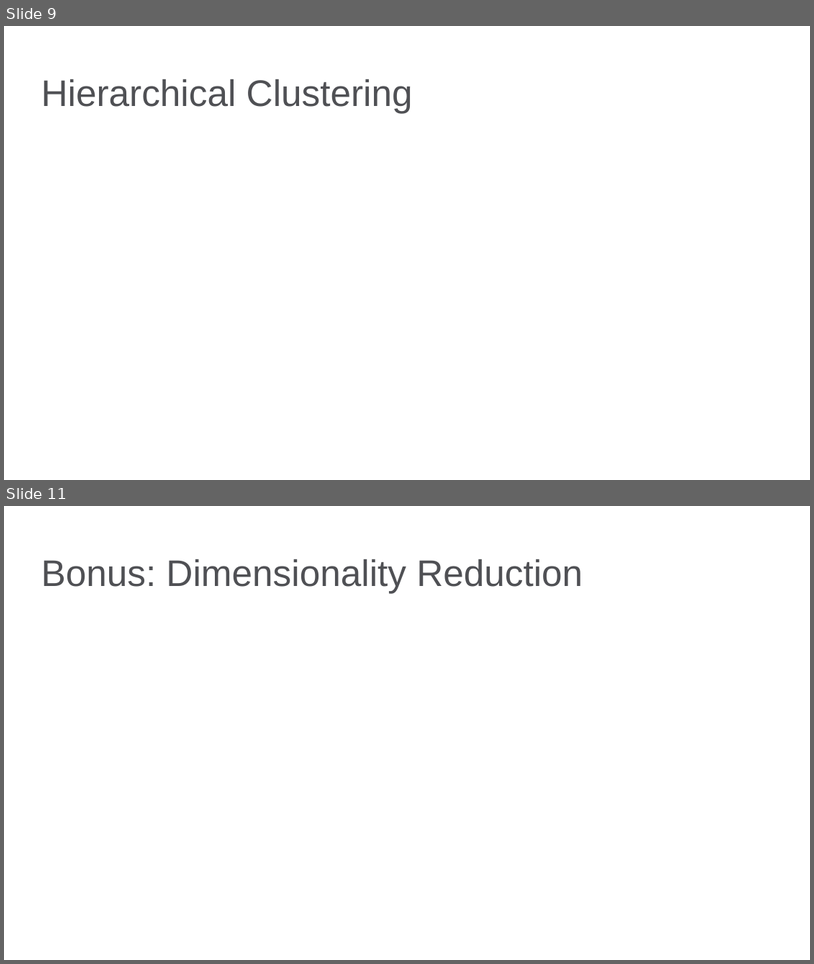
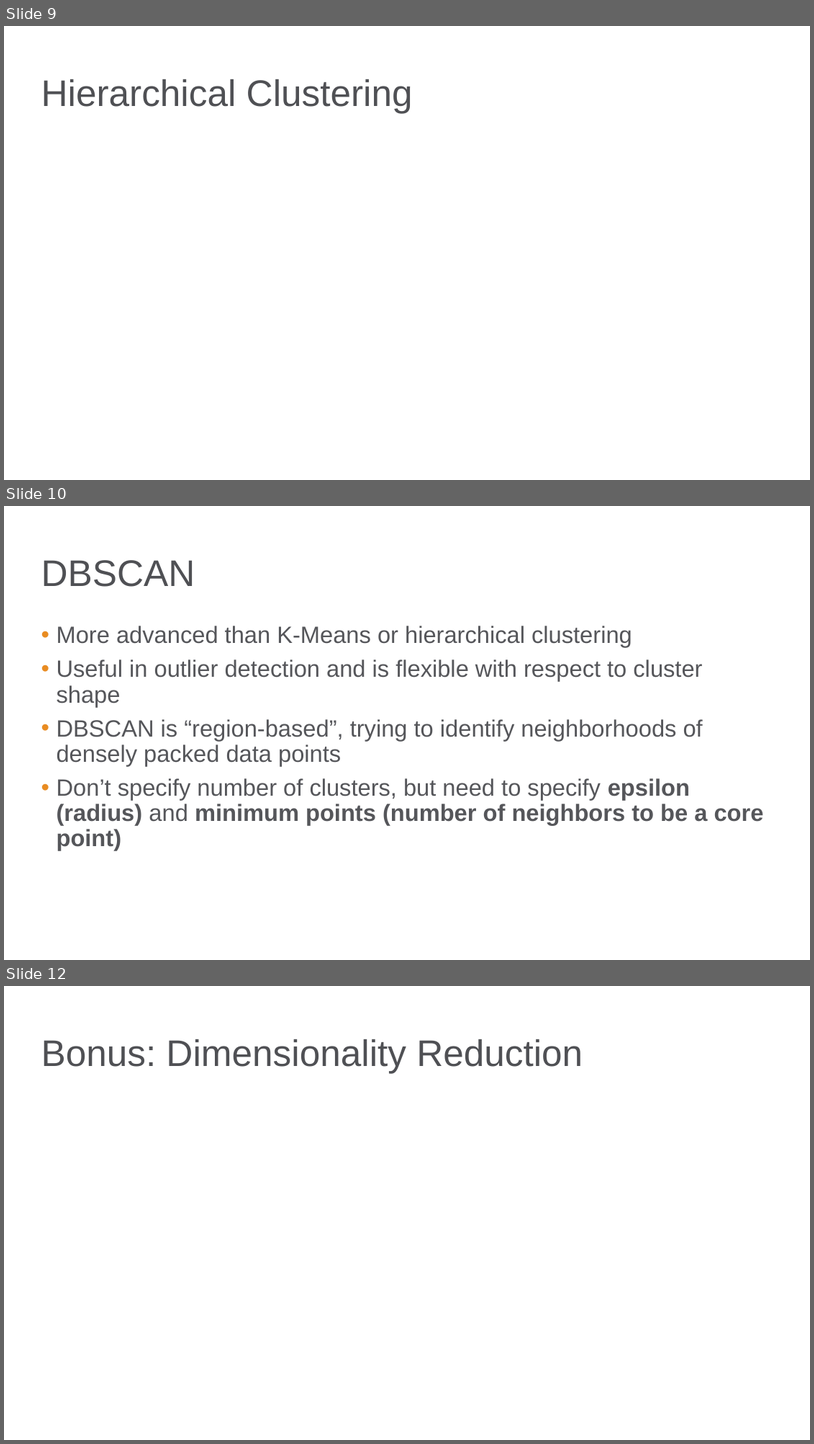
Before and after one commit to bgstieber/APRA-PD-DAS-2019, a slide deck: Generating Insights from Clustering Large Donors - BStieber APRA DAS19.pptx. Shown one above the other, each under a label of ours: slides 9 and 11 before the commit, slides 9, 10 and 12 after it; the slides between them are not shown. The pictures are 814x964 and 814x1444 pixels, drawn with LibreOffice and Linux fonts; fonts in the diff are those of the drawing; background and template pictures are left out. Boxes give left, top, right and bottom in pixels: in the first picture for what was removed or moved away, otherwise in the second. Text is boxed around its words. In the diff, an @@ line names an element or a change of style, - is before the commit and + after.

```diff
--- a/Generating Insights from Clustering Large Donors - BStieber APRA DAS19.pptx
+++ b/Generating Insights from Clustering Large Donors - BStieber APRA DAS19.pptx
@@ slide 10 added at bbox=[4, 506, 810, 960], background picture (left out) @@
@@ title added at bbox=[41, 560, 196, 587], 33 pt, text #4F5054 @@
+DBSCAN
@@ text added at bbox=[57, 626, 764, 850], 21 pt, text #55565A @@
+• More advanced than K-Means or hierarchical clustering
+• Useful in outlier detection and is flexible with respect to cluster shape
+• DBSCAN is “region-based”, trying to identify neighborhoods of densely packed data points
+• Don’t specify number of clusters, but need to specify epsilon (radius) and minimum points (number of neighbors to be a core point)
@@ what was slide 11 is now slide 12 @@
```
Also in this commit, not shown: 2 slides changed, 4 other slides added, 3 slides removed, 3 other files.
